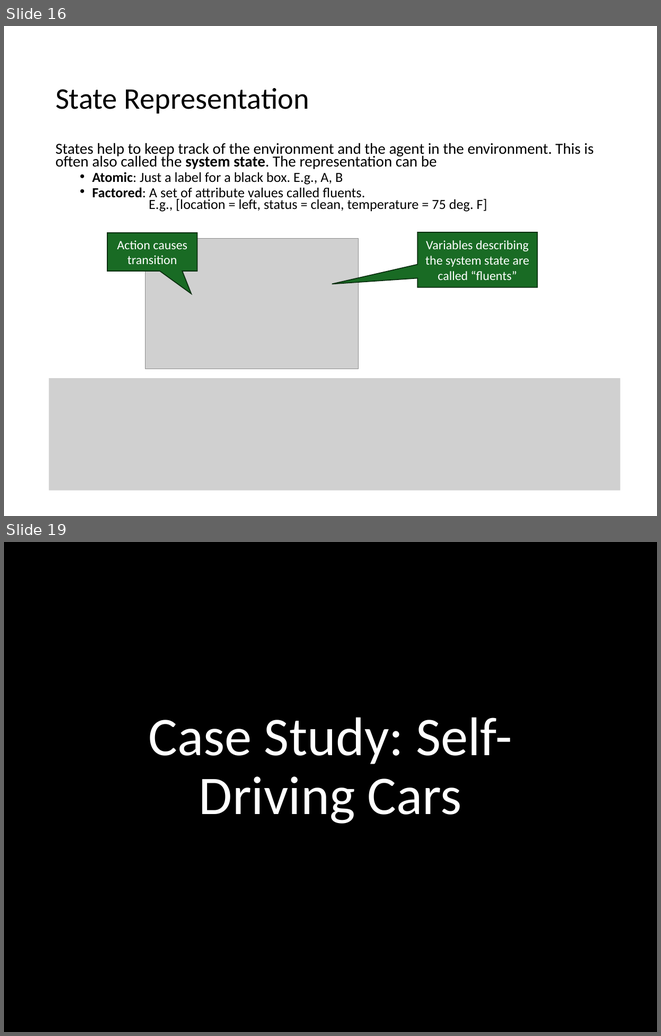
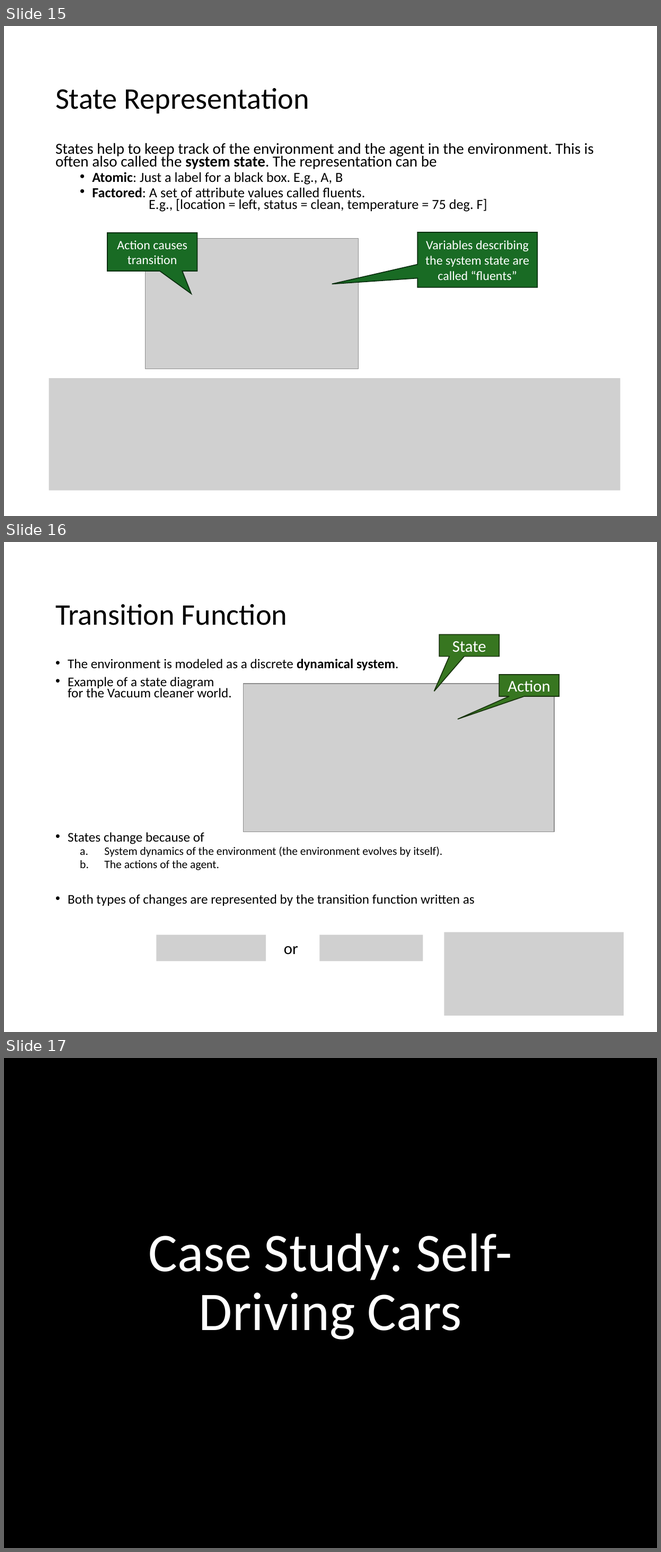
Before and after one commit to mhahsler/CS7320-AI, a slide deck: slides/02_agents_discussion.pptx. Shown one above the other, each under a label of ours: slides 16 and 19 before the commit, slides 15, 16 and 17 after it; the slides between them are not shown. The pictures are 661x1036 and 661x1552 pixels, drawn with LibreOffice and Linux fonts; fonts in the diff are those of the drawing; grey boxes stand for pictures; background and template pictures are left out. Boxes give left, top, right and bottom in pixels: in the first picture for what was removed or moved away, otherwise in the second. Text is boxed around its words. In the diff, an @@ line names an element or a change of style, - is before the commit and + after.

Commit message:
improved environment properties description.

```diff
--- a/slides/02_agents_discussion.pptx
+++ b/slides/02_agents_discussion.pptx
@@ slide 16 added at bbox=[4, 542, 657, 1032], background #FFFFFF @@
@@ title added at bbox=[55, 604, 288, 625], 33 pt, text #000000 @@
+Transition Function
@@ speech box added at bbox=[440, 635, 500, 656], fill #377620, outline #18340E 1 pt, 18 pt, text #FFFFFF @@
+State
@@ text added at bbox=[68, 659, 475, 906], 14.7 pt, text #000000 @@
+• The environment is modeled as a discrete dynamical system.
+• Example of a state diagram
+  for the Vacuum cleaner world.
+• States change because of
+  a. System dynamics of the environment (the environment evolves by itself).
+  b. The actions of the agent.
+• Both types of changes are represented by the transition function written as
@@ picture added at bbox=[244, 684, 555, 832] @@
@@ speech box added at bbox=[499, 674, 559, 696], fill #377620, outline #18340E 1 pt, 18 pt, text #FFFFFF @@
+Action
@@ picture added at bbox=[156, 934, 266, 961] @@
@@ picture added at bbox=[319, 934, 423, 961] @@
@@ picture added at bbox=[444, 932, 624, 1015] @@
@@ text added at bbox=[284, 946, 298, 954], 18 pt, text #000000 @@
+or
@@ what was slide 16 is now slide 15 @@
@@ what was slide 19 is now slide 17 @@
```
Also in this commit, not shown: 1 slide changed, 2 other slides added, 3 slides removed, 2 other files.
